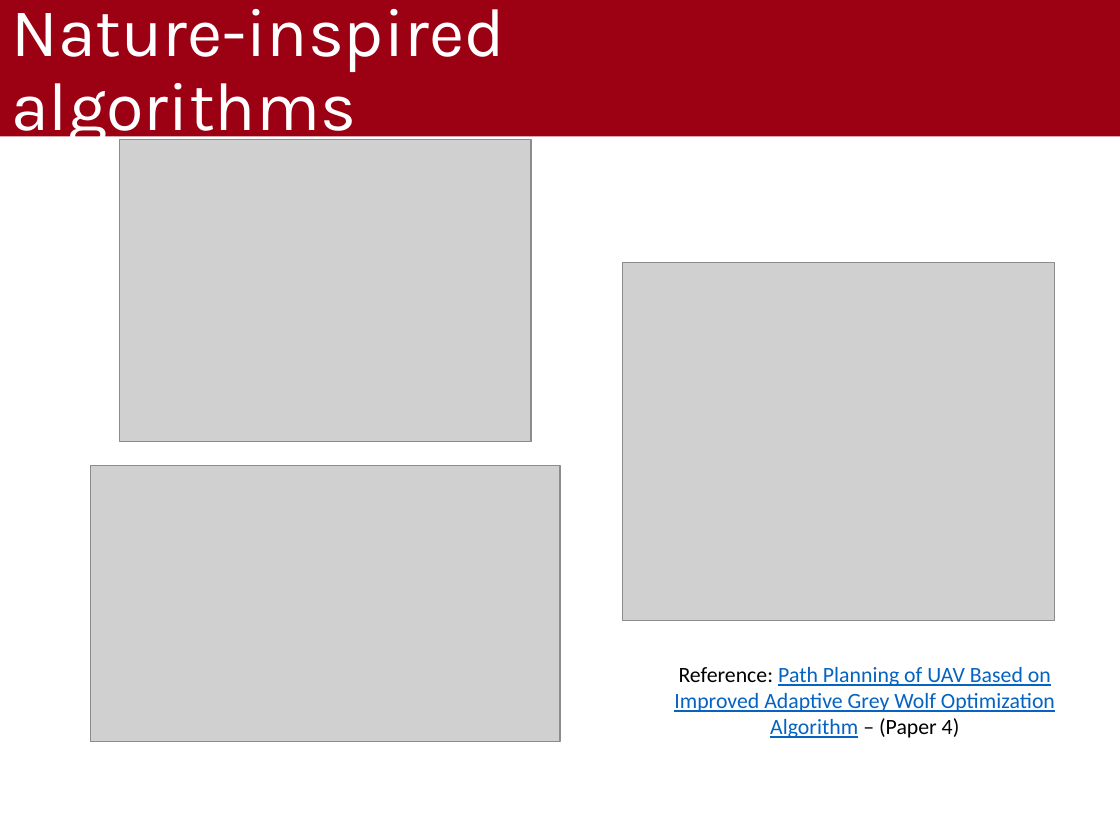
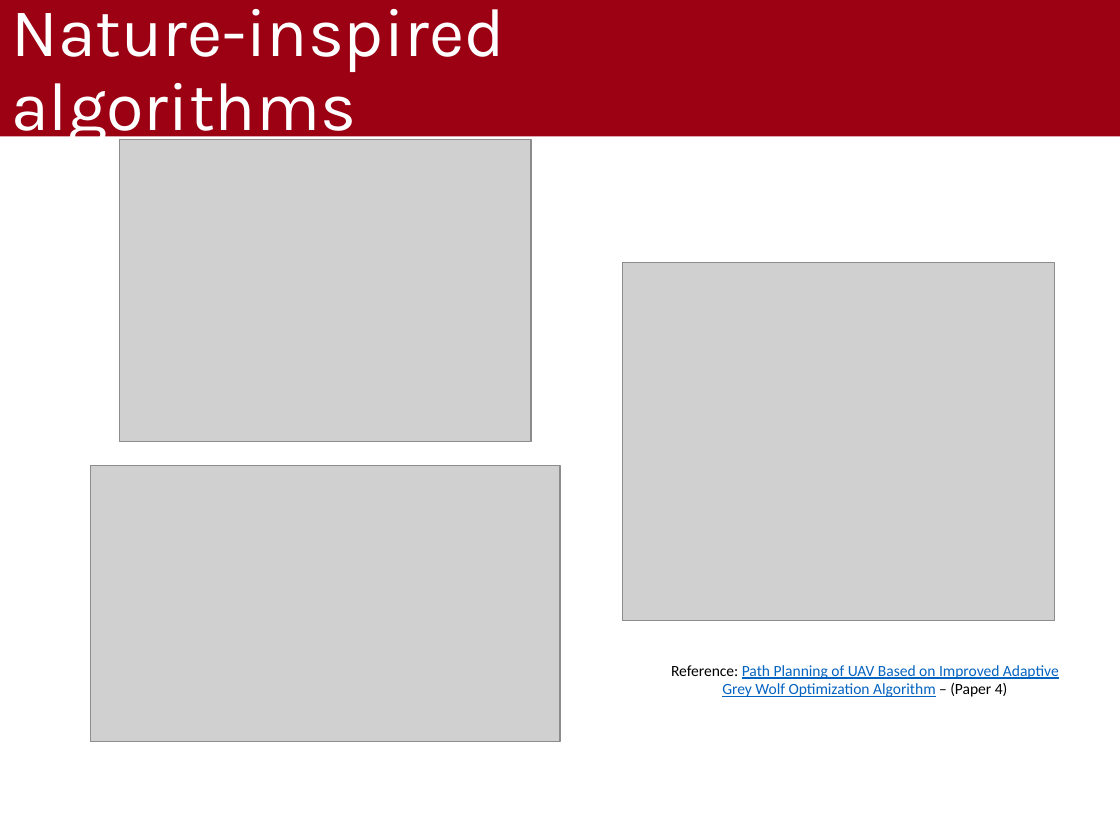
Before and after one commit to gabrielrovesti/WNMA-UAV-Route-Planning-Survey, a slide deck: slide 10 of 2 - Slides/UAV Route Planning Strategies.pptx. Drawn at 1120x840 pixels with LibreOffice and Linux fonts; fonts in the diff are those of the drawing; grey boxes stand for pictures; background and template pictures are left out. Boxes give left, top, right and bottom in pixels: in the first picture for what was removed or moved away, otherwise in the second. Text is boxed around its words. In the diff, an @@ line names an element or a change of style, - is before the commit and + after.

```diff
--- a/2 - Slides/UAV Route Planning Strategies.pptx
+++ b/2 - Slides/UAV Route Planning Strategies.pptx
@@ text "Reference: Path Planning of UAV ..." at (671,665,1059,697): size 14 to 10 pt @@
```
Also in this commit, not shown: 18 other slides changed, 1 slide added, 1 slide removed, 1 other file.
